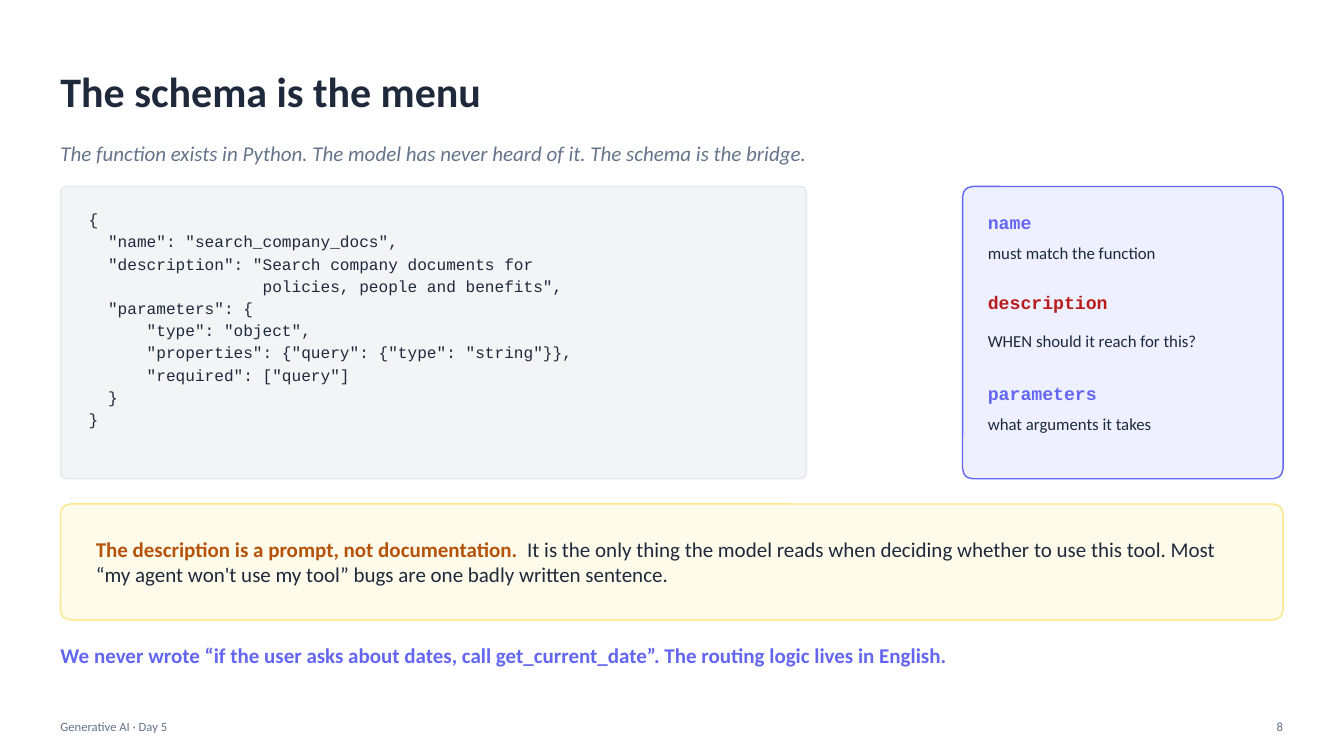
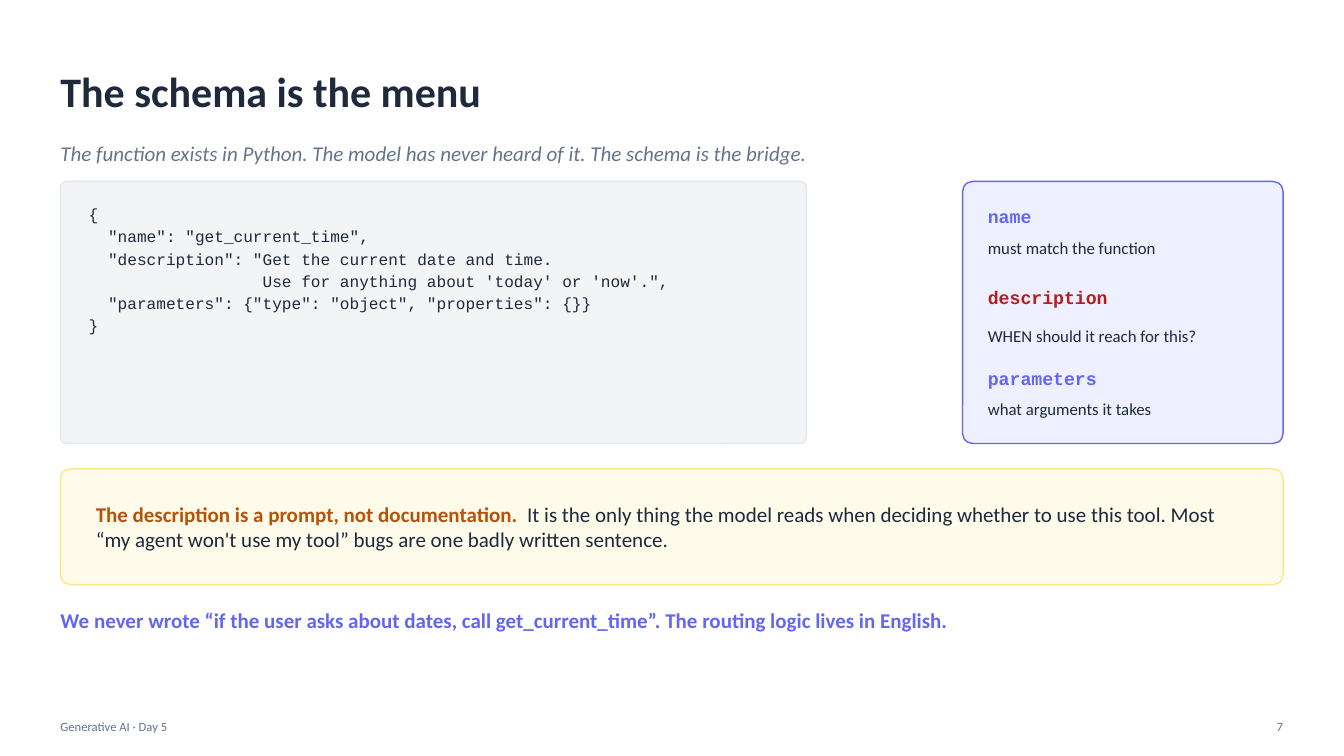
Before and after one commit to Poorit-Technologies/lpu-training, a slide deck: slide 7 of generative-ai/slides/Day05_GenAI.pptx (slide 8 before the commit). Drawn at 1344x756 pixels with LibreOffice and Linux fonts; fonts in the diff are those of the drawing. Boxes give left, top, right and bottom in pixels: in the first picture for what was removed or moved away, otherwise in the second. Text is boxed around its words. In the diff, an @@ line names an element or a change of style, - is before the commit and + after.

```diff
--- a/generative-ai/slides/Day05_GenAI.pptx
+++ b/generative-ai/slides/Day05_GenAI.pptx
@@ rounded rectangle: place and size @@
-rounded rectangle at box(60, 187, 807, 479)
+rounded rectangle at box(60, 181, 807, 444)
@@ rounded rectangle at box(60, 181, 807, 444): proportions changed @@
@@ text at box(108, 230, 668, 313): paragraph removed @@
-}
@@ rounded rectangle at box(963, 181, 1284, 444): proportions changed @@
@@ rounded rectangle: place and size @@
-rounded rectangle at box(963, 187, 1284, 479)
+rounded rectangle at box(963, 181, 1284, 444)
@@ text at box(108, 230, 668, 313): text changed @@
-"name": "search_company_docs",
-"description": "Search company documents for
-policies, people and benefits",
-"parameters": {
-"type": "object",
-"properties": {"query": {"type": "string"}},
-"required": ["query"]
+"name": "get_current_time",
+"description": "Get the current date and time.
+Use for anything about 'today' or 'now'.",
+"parameters": {"type": "object", "properties": {}}
@@ 4 texts: place and size @@
-4 texts at box(988, 219, 1197, 347)
+4 texts at box(988, 213, 1197, 342)
@@ text "parameters": place and size @@
-text "parameters" at box(988, 388, 1097, 404)
+text "parameters" at box(988, 373, 1097, 389)
@@ text "what arguments it takes": place and size @@
-text "what arguments it takes" at box(988, 418, 1151, 433)
+text "what arguments it takes" at box(988, 403, 1151, 418)
@@ rounded rectangle: place and size @@
-rounded rectangle at box(60, 504, 1284, 620)
+rounded rectangle at box(60, 469, 1284, 585)
@@ text "The description is a prompt, ...": place and size @@
-text "The description is a prompt, ..." at box(96, 542, 1215, 586)
+text "The description is a prompt, ..." at box(96, 507, 1215, 551)
@@ text at box(60, 612, 947, 632): text changed @@
-We never wrote “if the user asks about dates, call get_current_date”. The routing logic lives in English.
+We never wrote “if the user asks about dates, call get_current_time”. The routing logic lives in English.
@@ text at box(1277, 723, 1283, 731): text changed @@
-8
+7
```
Also in this commit, not shown: 16 other slides changed, 22 slides added, 20 slides removed, 1 other file.
